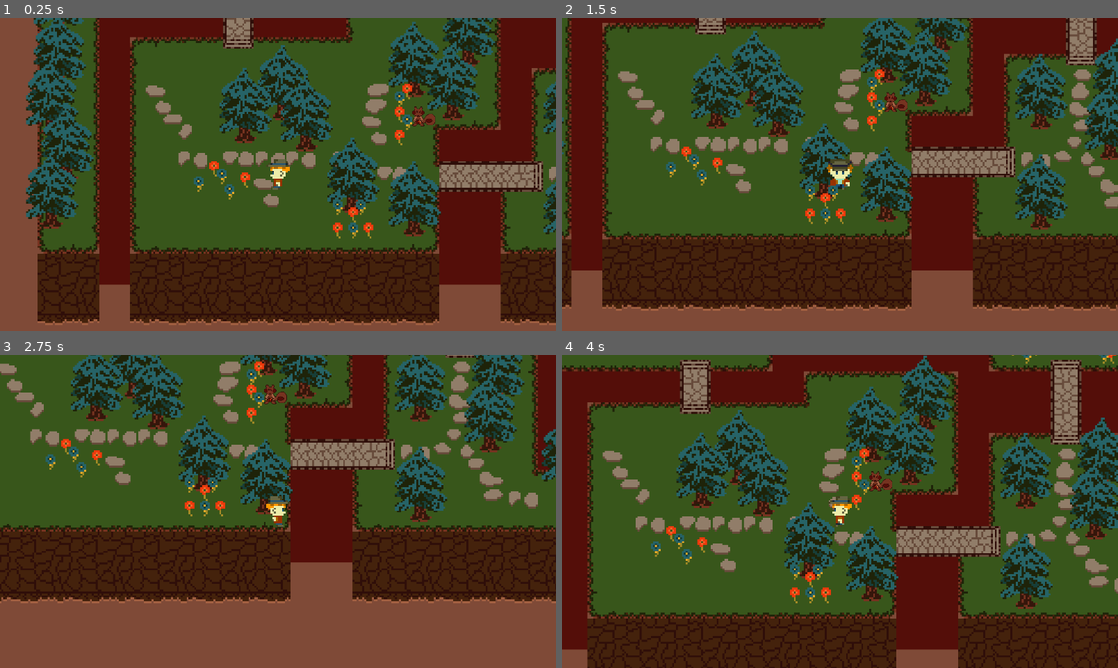
Above: before the commit, frames 1-4 (two rows, left to right).
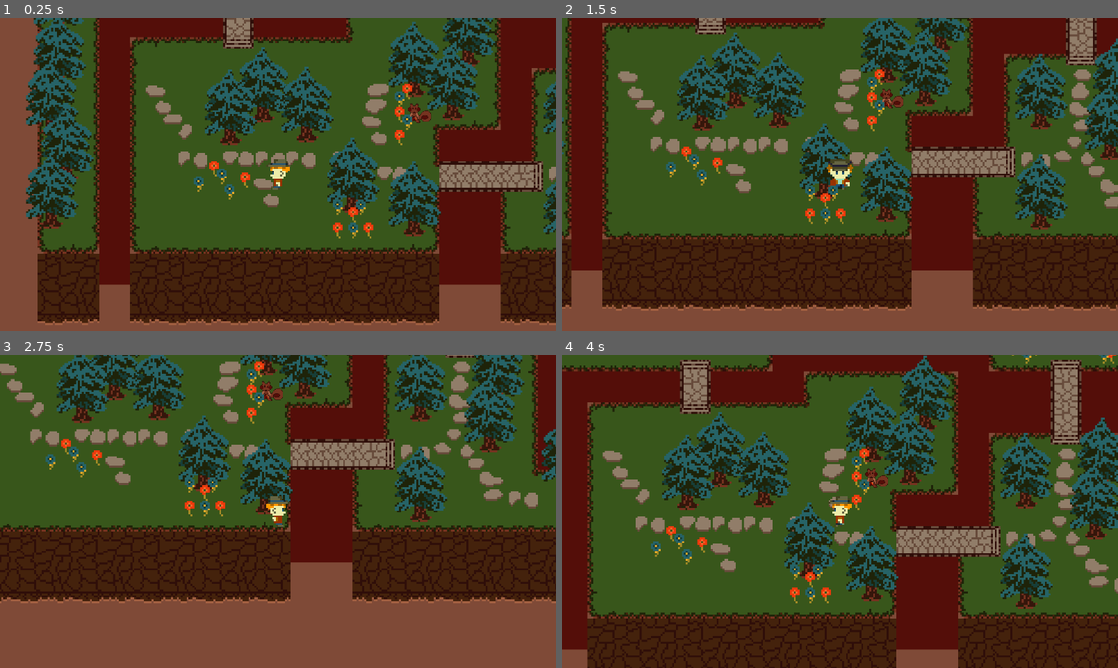
Above: after the commit, the same moments.

Repository: Zezeku/Godot-Creature-Catch
Game: Godot game, scene res://Source/SceneHandler.tscn
The game is run twice, just before and just after one commit, with the same random seed, the same clock (stepped at 60 frames per second) and the same inputs.
Inputs:
- Up to frame 1 (0.25 s): no input
- Up to frame 2 (1.5 s): tap Enter (ui_accept) at 0.5, 0.77 s; hold Right (ui_right) 0.53-1.28 s; hold Down (ui_down) from 1.28 s (still down)
- Up to frame 3 (2.75 s): tap Enter (ui_accept) at 1.52 s; release Down (ui_down) at 2.03 s; hold Right (ui_right) from 2.03 s (still down)
- Up to frame 4 (4 s): release Right (ui_right) at 2.78 s; hold Up (ui_up) 2.78-3.53 s; tap Enter (ui_accept) at 3.02, 3.77 s; hold Left (ui_left) from 3.53 s (still down)

The runs differ from the first frame. In frame 1, 3.9% of the frame differs, in the area x 36-79%, y 8-43%; in frame 2, 3.9%, in the area x 20-63%, y 4-38%; in frame 3, 3.3%; in frame 4, 3.9%.

Commit message:
added creature010

Diff:
--- a/Project/Source/Route1Scene.tscn
+++ b/Project/Source/Route1Scene.tscn
@@ -1686,7 +1686,7 @@
 [node name="Deco1" type="YSort" parent="YSort"]
 
 [node name="Sprite" type="Sprite" parent="YSort/Deco1"]
-position = Vector2( 280, 200 )
+position = Vector2( 277.875, 198.271 )
 scale = Vector2( 0.25, 0.25 )
 z_index = 1
 texture = ExtResource( 3 )
@@ -2051,17 +2051,17 @@
 texture = ExtResource( 9 )
 
 [node name="Sprite42" type="Sprite" parent="YSort/Deco1"]
-position = Vector2( 188.143, 195.719 )
+position = Vector2( 180.684, 196.755 )
 z_index = 1
 texture = ExtResource( 9 )
 
 [node name="Sprite43" type="Sprite" parent="YSort/Deco1"]
-position = Vector2( 208, 184 )
+position = Vector2( 197.74, 185.06 )
 z_index = 1
 texture = ExtResource( 9 )
 
 [node name="Sprite44" type="Sprite" parent="YSort/Deco1"]
-position = Vector2( 220, 200 )
+position = Vector2( 220.313, 195.319 )
 z_index = 1
 texture = ExtResource( 9 )
 
@@ -2069,7 +2069,3 @@
 stream = ExtResource( 2 )
 volume_db = -10.0
 autoplay = true
-
-[node name="PlayerCamera2" type="Camera2D" parent="."]
-position = Vector2( 199.228, 254.069 )
-zoom = Vector2( 0.25, 0.25 )
--- a/Project/Source/SceneHandler.tscn
+++ b/Project/Source/SceneHandler.tscn
@@ -1,9 +1,10 @@
-[gd_scene load_steps=12 format=2]
+[gd_scene load_steps=13 format=2]
 
 [ext_resource path="res://Source/Route1Scene.tscn" type="PackedScene" id=1]
 [ext_resource path="res://Assets/Creature008.png" type="Texture" id=2]
 [ext_resource path="res://Assets/Creature002.png" type="Texture" id=3]
 [ext_resource path="res://Assets/Creature009.png" type="Texture" id=4]
+[ext_resource path="res://Assets/Creature010.png" type="Texture" id=5]
 [ext_resource path="res://Assets/Creature001.png" type="Texture" id=6]
 [ext_resource path="res://Assets/Creature003.png" type="Texture" id=7]
 [ext_resource path="res://Assets/Creature004.png" type="Texture" id=8]
@@ -55,3 +56,7 @@
 [node name="Creature009" type="Sprite" parent="."]
 position = Vector2( 98.699, -190.298 )
 texture = ExtResource( 4 )
+
+[node name="Creature010" type="Sprite" parent="."]
+position = Vector2( 389.873, -205.198 )
+texture = ExtResource( 5 )
--- a/Project/project.godot
+++ b/Project/project.godot
@@ -18,8 +18,33 @@
 
 window/size/width=1920
 window/size/height=1080
+window/size/test_width=1600
+window/size/test_height=900
 window/stretch/mode="viewport"
 window/stretch/aspect="keep"
+
+[importer_defaults]
+
+texture={
+"compress/bptc_ldr": 0,
+"compress/hdr_mode": 0,
+"compress/lossy_quality": 0.7,
+"compress/mode": 0,
+"compress/normal_map": 0,
+"detect_3d": false,
+"flags/anisotropic": false,
+"flags/filter": false,
+"flags/mipmaps": false,
+"flags/repeat": 0,
+"flags/srgb": 2,
+"process/HDR_as_SRGB": false,
+"process/fix_alpha_border": true,
+"process/invert_color": false,
+"process/premult_alpha": false,
+"size_limit": 0,
+"stream": false,
+"svg/scale": 1.0
+}
 
 [layer_names]
 
Binary file added: Project/Assets/Creature010.png
Not shown, added: Project/Assets/Creature010.png.import
Renamed: Project/ToImport/Creature001.aseprite -> Project/ToImport/Creatures/Creature001.aseprite
Renamed: Project/ToImport/Creature002.aseprite -> Project/ToImport/Creatures/Creature002.aseprite
Renamed: Project/ToImport/Creature003.aseprite -> Project/ToImport/Creatures/Creature003.aseprite
Renamed: Project/ToImport/Creature004.aseprite -> Project/ToImport/Creatures/Creature004.aseprite
Renamed: Project/ToImport/Creature005.aseprite -> Project/ToImport/Creatures/Creature005.aseprite
Renamed: Project/ToImport/Creature006.aseprite -> Project/ToImport/Creatures/Creature006.aseprite
Renamed: Project/ToImport/Creature007.aseprite -> Project/ToImport/Creatures/Creature007.aseprite
Renamed: Project/ToImport/Creature008.aseprite -> Project/ToImport/Creatures/Creature008.aseprite
Renamed: Project/ToImport/Creature009.aseprite -> Project/ToImport/Creatures/Creature009.aseprite
Binary file added: Project/ToImport/Creatures/Creature010.aseprite
